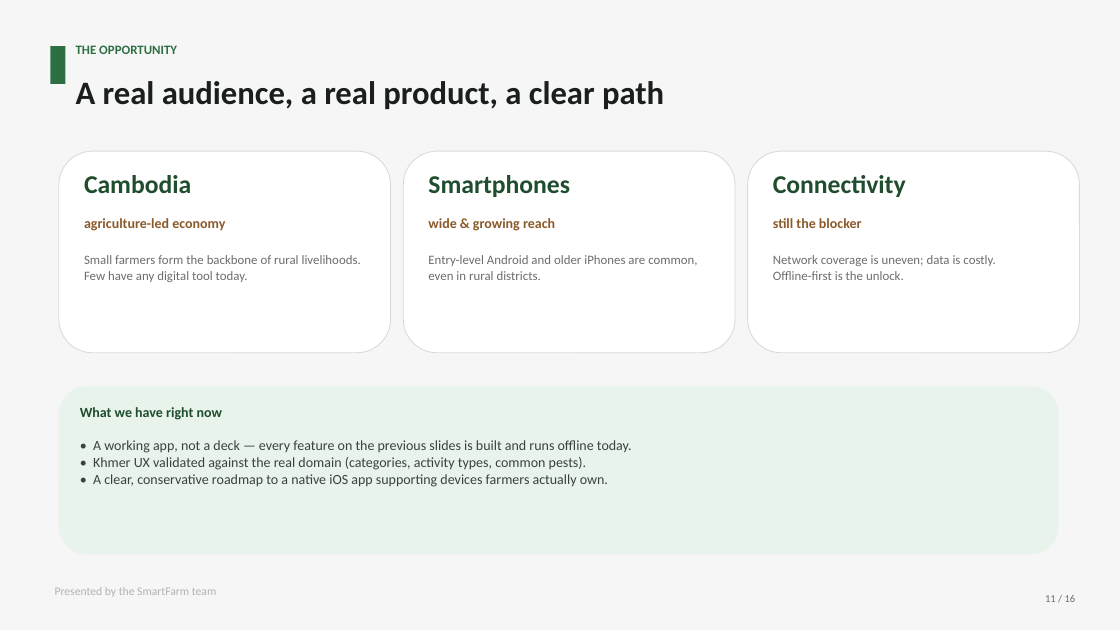
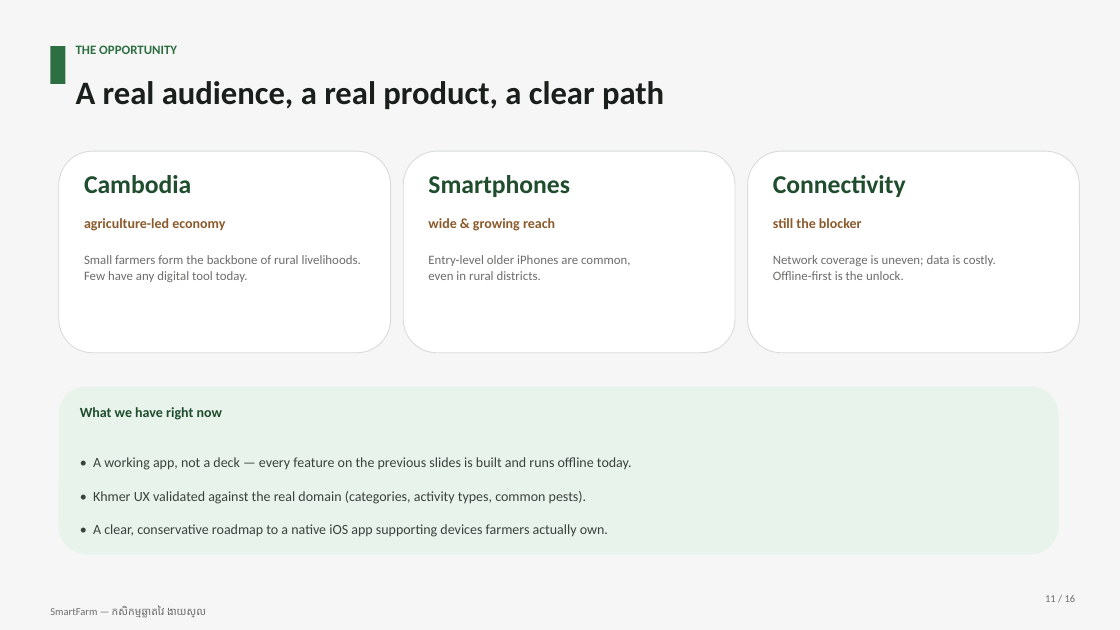
Before and after one commit to NemSothea/smartfarmdemo, a slide deck: slide 11 of SmartFarm-Pitch.pptx. Drawn at 1120x630 pixels with LibreOffice and Linux fonts; fonts in the diff are those of the drawing. Boxes give left, top, right and bottom in pixels: in the first picture for what was removed or moved away, otherwise in the second. Text is boxed around its words. In the diff, an @@ line names an element or a change of style, - is before the commit and + after.

```diff
--- a/SmartFarm-Pitch.pptx
+++ b/SmartFarm-Pitch.pptx
@@ text at [428,255,630,266]: text changed @@
-Entry-level Android and older iPhones are common,
+Entry-level older iPhones are common,
@@ text "• A working app, not ..." at [93,457,632,537]: line spacing 1 to 2 @@
@@ text removed at [55,587,216,597] @@
-Presented by the SmartFarm team
@@ text added at [50,605,206,618], 9 pt, text #6B6E6A @@
+SmartFarm — កសិកម្មឆ្លាតវៃ ងាយស្រួល
```
Also in this commit, not shown: 12 other slides changed, 1 other file.
